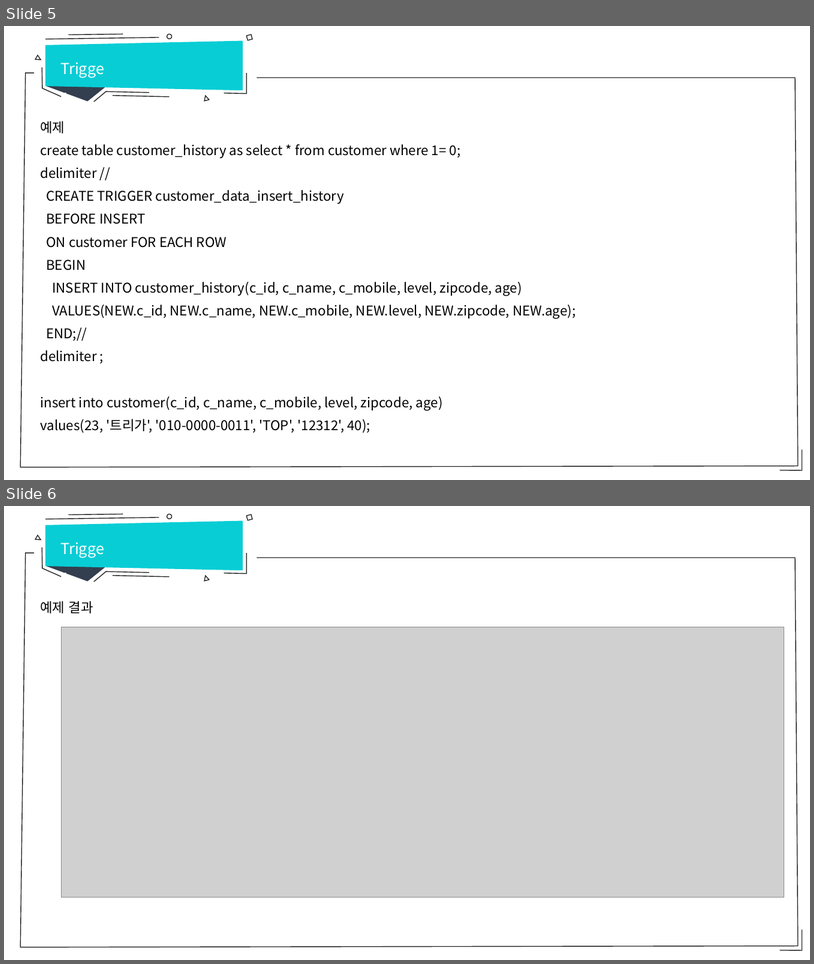
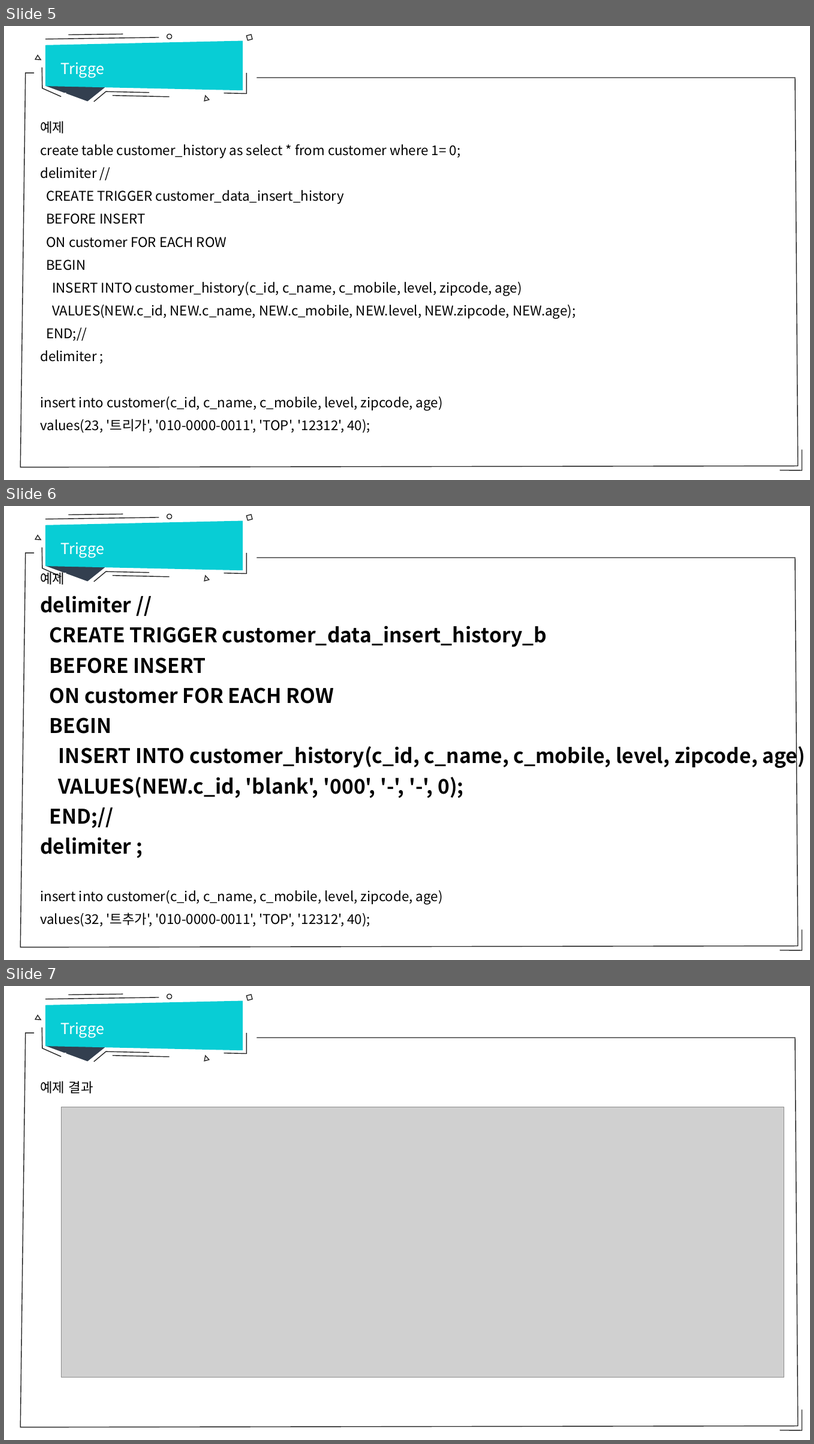
Before and after one commit to hitxid/openDatabase, a slide deck: database/9강 MySQL Trigger.pptx. Shown one above the other, each under a label of ours: slides 5 and 6 before the commit, slides 5, 6 and 7 after it. The pictures are 814x964 and 814x1444 pixels, drawn with LibreOffice and Linux fonts; fonts in the diff are those of the drawing; grey boxes stand for pictures. Boxes give left, top, right and bottom in pixels: in the first picture for what was removed or moved away, otherwise in the second. Text is boxed around its words. In the diff, an @@ line names an element or a change of style, - is before the commit and + after.

Commit message:
9강 실습내용 일부 추가

```diff
--- a/database/9강 MySQL Trigger.pptx
+++ b/database/9강 MySQL Trigger.pptx
@@ slide 6 added at (4,506,810,960), background #FFFFFF; not listed: 14 template elements that a slide beside it also shows @@
@@ text added at (40,570,806,927), 24 pt, text #000000, bold @@
+예제
+delimiter //
+CREATE TRIGGER customer_data_insert_history_b
+BEFORE INSERT
+ON customer FOR EACH ROW
+BEGIN
+INSERT INTO customer_history(c_id, c_name, c_mobile, level, zipcode, age)
+VALUES(NEW.c_id, 'blank', '000', '-', '-', 0);
+END;//
+delimiter ;
+insert into customer(c_id, c_name, c_mobile, level, zipcode, age)
+values(32, '트추가', '010-0000-0011', 'TOP', '12312', 40);
@@ text added at (129,627,218,643), 18 pt, text #FFFFFF @@
+Trigger
@@ what was slide 6 is now slide 7 @@
```
Also in this commit, not shown: 3 slides changed, 2 other files.
